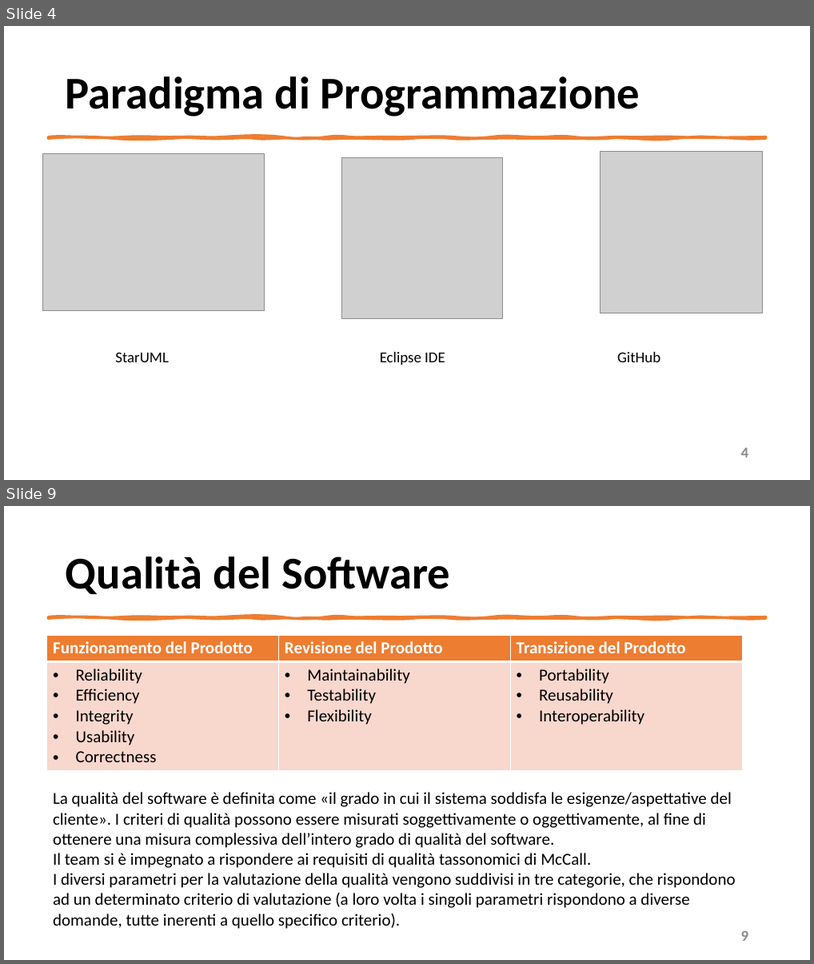
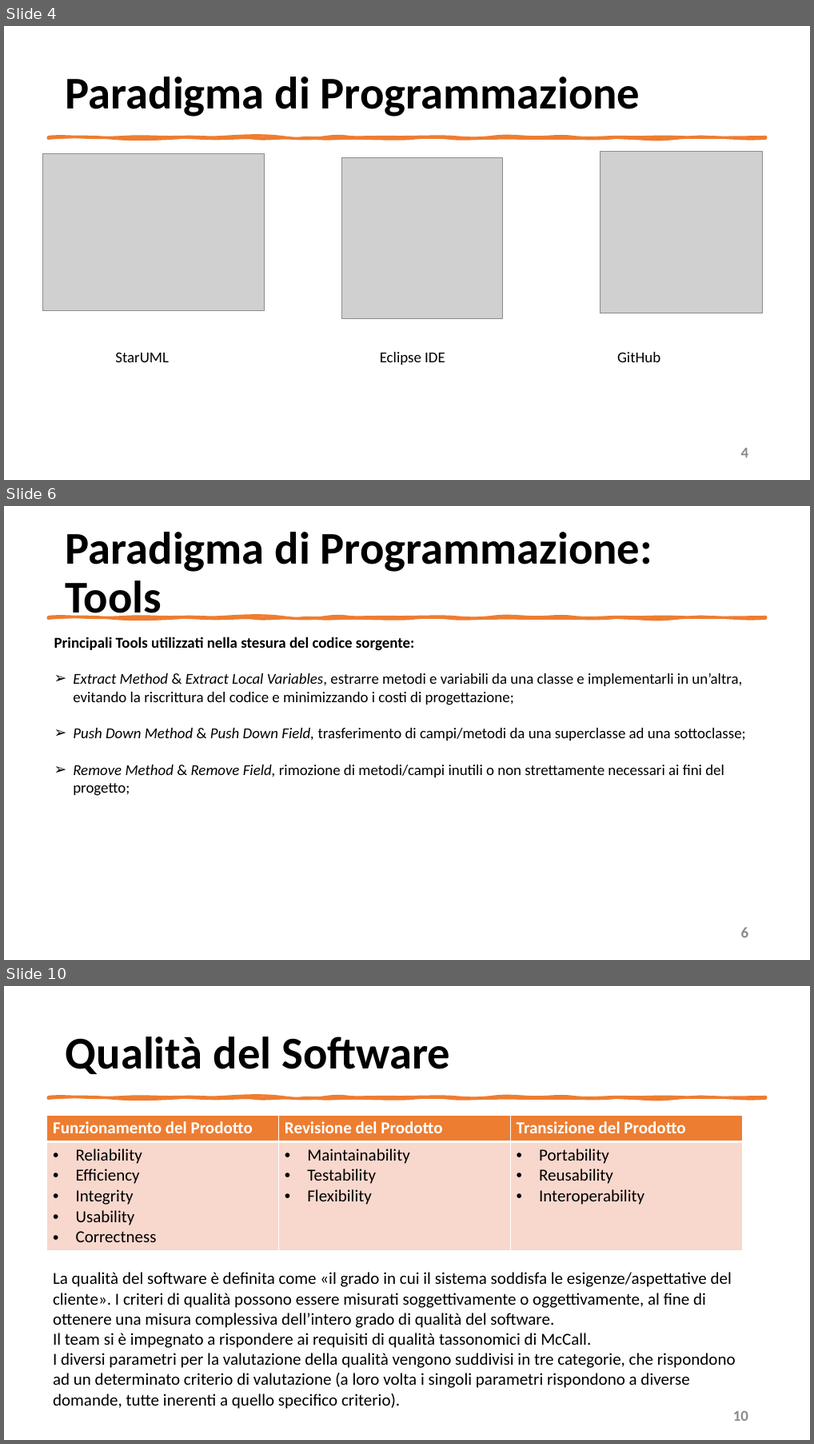
Before and after one commit to mangilimatteo/Progetto_Ingegneria_Software_Cattaneo_Mangili_Saini, a slide deck: Presentazione/Presentazione_Progetto.pptx. Shown one above the other, each under a label of ours: slides 4 and 9 before the commit, slides 4, 6 and 10 after it; the slides between them are not shown. The pictures are 814x964 and 814x1444 pixels, drawn with LibreOffice and Linux fonts; fonts in the diff are those of the drawing; grey boxes stand for pictures. Boxes give left, top, right and bottom in pixels: in the first picture for what was removed or moved away, otherwise in the second. Text is boxed around its words. In the diff, an @@ line names an element or a change of style, - is before the commit and + after.

Commit message:
Update Presentazione Progetto
Correzione errori, compilazione Requisiti e Tools

```diff
--- a/Presentazione/Presentazione_Progetto.pptx
+++ b/Presentazione/Presentazione_Progetto.pptx
@@ slide 6 added at bbox=[4, 506, 810, 960], background #FFFFFF @@
@@ title added at bbox=[66, 532, 653, 620], 54 pt, text #000000, bold @@
+Paradigma di Programmazione: Tools
@@ freeform shape added at bbox=[48, 616, 766, 618], fill #ED7D31, outline #ED7D31 3.25 pt @@
@@ text added at bbox=[54, 636, 746, 796], 18 pt, text #000000 @@
+Principali Tools utilizzati nella stesura del codice sorgente:
+➢ Extract Method & Extract Local Variables, estrarre metodi e variabili da una classe e implementarli in un’altra, evitando la riscrittura del codice e minimizzando i costi di progettazione;
+➢ Push Down Method & Push Down Field, trasferimento di campi/metodi da una superclasse ad una sottoclasse;
+➢ Remove Method & Remove Field, rimozione di metodi/campi inutili o non strettamente necessari ai fini del progetto;
@@ page number added at bbox=[742, 927, 750, 937], 18 pt, text #8C8C8C, bold @@
+6
@@ what was slide 9 is now slide 10 @@
@@ page number at bbox=[734, 1411, 749, 1420]: text changed @@
-9
+10
```
Also in this commit, not shown: 13 slides changed.
